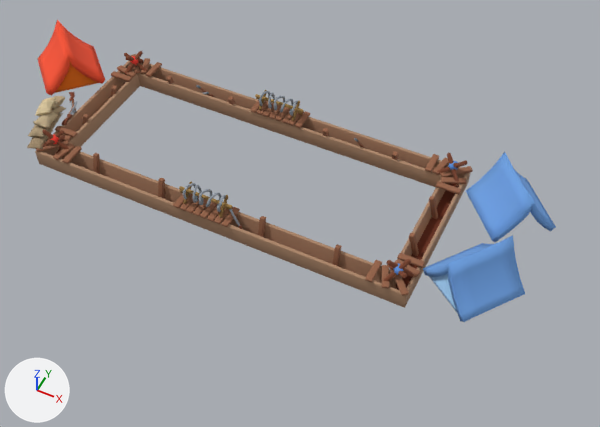
A saved change to the FBX model Assets/Game/Art/3D Model/Arena/Arena4.fbx.
The view is the same before and after, from a camera (50 mm lens) standing at (29.9, -47.3, 54.3) and looking at (7.1, -1.8, -2.6). Every picture has the same lights, and +X, +Y and +Z are marked at lower left. The first picture is the older version. Where no turn or scale is listed for an object, it has been applied to the vertices. Vertices at exactly the same position are counted once.

Script lines for the objects in view, before the commit:
```python
me_cube_171 = bpy.data.meshes.new('Cube.171')
me_cube_171.from_pydata(...)  # 208 vertices, 408 faces; spans x -2.07..2.07, y -1.3..1.83, z -2.03..2.03
me_cube_171.materials.append(mat_colopallete)  # picture img_256_jpg_001
me_cube_172 = bpy.data.meshes.new('Cube.172')
me_cube_172.from_pydata(...)  # 208 vertices, 408 faces; spans x -2.07..2.07, y -1.3..1.83, z -2.03..2.03
me_cube_172.materials.append(mat_colopallete)  # picture img_256_jpg_001
me_plane_141 = bpy.data.meshes.new('Plane.141')
me_plane_141.from_pydata(...)  # 48 vertices, 48 faces; spans x -18.7..18.7, y -1.0..1.0, z -0.9..0.8
me_plane_141.materials.append(mat_colopallete)  # picture img_256_jpg_001
ob_cube_158 = bpy.data.objects.new('Cube.158', me_cube_171)
ob_cube_158.parent = ob_empty_002
ob_cube_158.location = (-21.73, 1.774, -3.203)
ob_cube_158.rotation_euler = (0.0, -0.746, 0.0)  # degrees (0, -43, 0)
ob_cube_158.scale = (1.46, 1.46, 1.46)
ob_cube_159 = bpy.data.objects.new('Cube.159', me_cube_172)
ob_cube_159.parent = ob_empty_002
ob_cube_159.location = (24.14, 1.774, 4.353)
ob_cube_159.rotation_euler = (0.0, -2.206, 0.0)  # degrees (0, -126, 0)
ob_cube_159.scale = (1.46, 1.46, 1.46)
ob_plane_058 = bpy.data.objects.new('Plane.058', me_plane_141)
ob_plane_058.location = (1.13, 6.99, -0.81)
# also in view: 'Cube.160' at (24.4, 4.6, 2.2); 'Plane.057' at (18.7, 0.0, -0.8); 's1-6k' at (-18.8, -4.5, 1.1); 'Plane.056' at (-16.5, 0.0, -0.8); 'Plane.076' at (1.1, -7.0, -0.8)
```
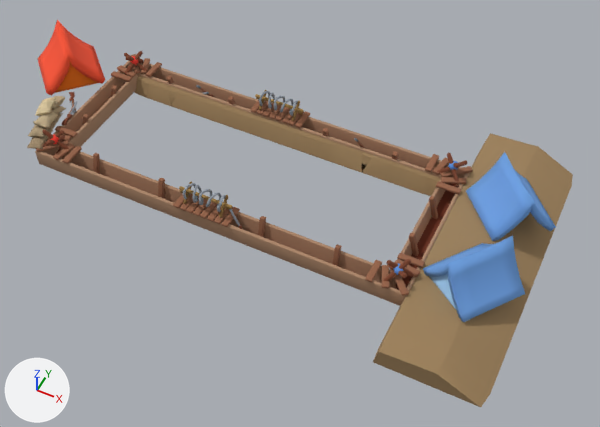
What differs and where, as boxes [x1, y1, x2, y2] in the pictures (600 x 427 px):
'Cube.168', added (brown): after [373, 133, 573, 407]
'Cube.167', added (brown): after [135, 76, 441, 196]
part 1 of me_cube_171, surface changed: before [38, 20, 105, 96]; after [423, 235, 525, 322]

The change, as a list of edits to the scene's bpy script:
```text
Change me_cube_171:
    where me_cube_171.from_pydata(...)  # 208 vertices, 408 faces; spans x -2.07..2.07, y -1.3..1.83, z -2.03..2.03
    used by ob_cube_158; parent = ob_empty_002; location = (-21.73, 1.774, -3.203); rotation_euler = (0.0, -0.746, 0.0), in degrees (0, -43, 0); scale = (1.46, 1.46, 1.46)
    me_cube_171 part 1: texture (UV) coordinates of 408 of 408 faces, centred in x -2.05..2.05, y -1.24..1.52, z -1.94..1.94, changed; they spanned u 0.55..0.56, v 0.12..0.37 and now span u 0.73..0.73, v 0.31..0.36
Add me_cube_182:
    me_cube_182.from_pydata(...)  # 90 vertices, 176 faces; spans x -0.6..8.6, y -16.7..10.6, z -1.0..1.2
    me_cube_182.materials.append(mat_colopallete)  # picture img_256_jpg_001
Add me_cube_181_1:
    me_cube_181_1.from_pydata(...)  # 114 vertices, 224 faces; spans x -16.7..16.7, y -1.0..0.6, z -1.0..1.0
    me_cube_181_1.materials.append(mat_colopallete)  # picture img_256_jpg_001
Change ob_cube_159:
    ob_cube_159: bpy.data.objects.new('Cube.159', me_cube_172) -> bpy.data.objects.new('Cube.159', me_cube_171)
Add ob_cube_168:
    ob_cube_168 = bpy.data.objects.new('Cube.168', me_cube_182)
    ob_cube_168.location = (19.95, 3.08, -1.07)
Add ob_cube_167:
    ob_cube_167 = bpy.data.objects.new('Cube.167', me_cube_181_1)
    ob_cube_167.location = (1.13, 6.0, -1.07)
```
